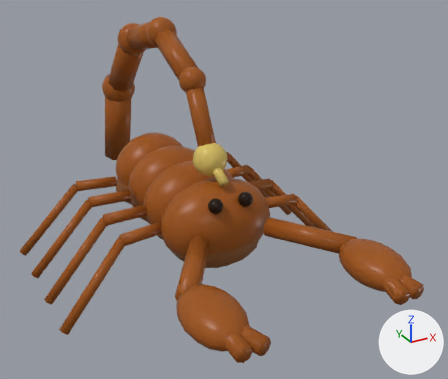
The Blender file art/monsters/скорпіон.blend, before and after one commit.
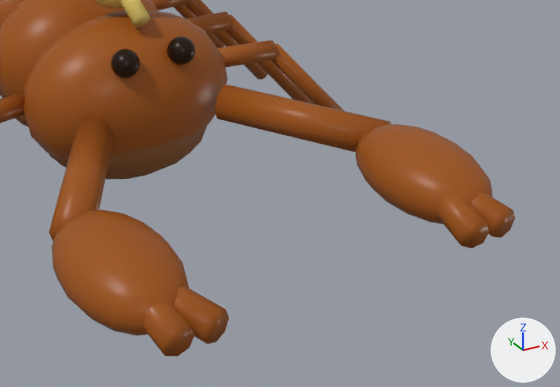
There are two pictures of each version: one whole from a 50 mm lens placed at (-0.344, -0.742, 0.467), pointed at (0.027, -0.068, 0.13), one close up on the part from 33% to 100% of the width and 45% to 100% of the height. The lights are fixed; the arrows at lower right show +X, +Y and +Z. The older version's two pictures come first.

Objects in the first close-up: 'Тіло'.
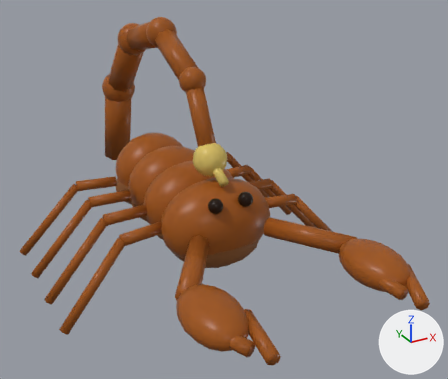
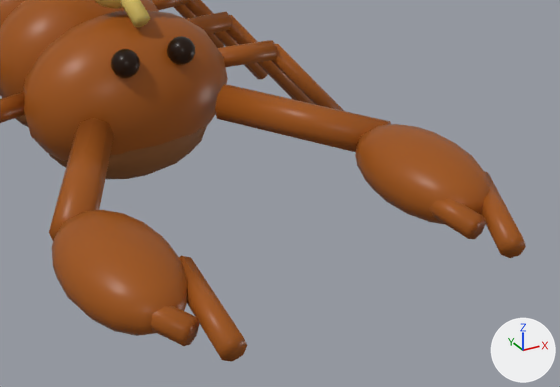
Changed parts and their boxes (x1, y1, x2, y2) in the close-ups (560 x 387 px; the box of a moved part takes in the faces that stretch with it):
'Тіло', reshaped: before (0, 0, 515, 356); after (0, 0, 526, 361)
part 1 of me_sphere, moved or reshaped: before (144, 301, 195, 356); after (151, 306, 199, 346)
part 2 of me_sphere, moved or reshaped: before (437, 193, 515, 248); after (429, 171, 526, 258)
part 3 of me_sphere, moved or reshaped: before (174, 286, 229, 344); after (179, 256, 247, 361)

The change, as a list of edits to the scene's bpy script:
```text
Change me_sphere:
    used by ob_тіло; location = (0.0, -0.096, 0.1024)
    remove me_sphere.from_pydata(...)  # 3076 vertices, 3160 faces; spans x -0.219..0.219, y -0.256..0.405, z -0.1..0.24
    add me_sphere.from_pydata(...)  # 3076 vertices, 3160 faces; spans x -0.219..0.219, y -0.276..0.405, z -0.1..0.24
    me_sphere part 1: the loose piece of 16 vertices spanning x -0.117..-0.095, y -0.253..-0.187, z -0.01..0.01 is turned 25.1 degrees about the z axis through its middle and scaled by 0.697, then moved by (-0.001, -0.009, 0.0)
    me_sphere part 2: 32 of 3076 vertices moved; they spanned x 0.076..0.117, y -0.256..-0.184, z -0.01..0.01 and now span x 0.08..0.135, y -0.276..-0.203, z -0.008..0.008; mean shift (0.0, -0.014, 0.0); largest move (0.114, -0.187, 0.0) -> (0.135, -0.214, 0.0)
    me_sphere part 3
    me_sphere.vertices[2072].co: (-0.105, -0.187, 0.01) -> (-0.075, -0.202, 0.008)  # not seen -> pixel (181, 255)
    me_sphere.vertices[2073].co: (-0.085, -0.253, 0.01) -> (-0.087, -0.271, 0.008)  # pixel (217, 310) -> pixel (233, 335)
    me_sphere.vertices[2074].co: (-0.098, -0.185, 0.007) -> (-0.069, -0.203, 0.005)  # not seen -> pixel (190, 257)
    me_sphere.vertices[2075].co: (-0.078, -0.251, 0.007) -> (-0.082, -0.272, 0.005)  # pixel (225, 309) -> pixel (243, 337)
    me_sphere.vertices[2076].co: (-0.096, -0.184, 0.0) -> (-0.067, -0.203, 0.0)
    me_sphere.vertices[2077].co: (-0.076, -0.25, 0.0) -> (-0.079, -0.272, 0.0)  # pixel (229, 317) -> pixel (247, 345)
    me_sphere.vertices[2078].co: (-0.098, -0.185, -0.007) -> (-0.069, -0.203, -0.005)
    me_sphere.vertices[2079].co: (-0.078, -0.251, -0.007) -> (-0.082, -0.272, -0.005)  # pixel (225, 331) -> pixel (242, 355)
    me_sphere.vertices[2080].co: (-0.105, -0.187, -0.01) -> (-0.075, -0.202, -0.008)
    me_sphere.vertices[2081].co: (-0.085, -0.253, -0.01) -> (-0.087, -0.271, -0.008)  # pixel (216, 342) -> pixel (232, 361)
    me_sphere.vertices[2082].co: (-0.111, -0.189, -0.007) -> (-0.08, -0.201, -0.005)
    me_sphere.vertices[2083].co: (-0.091, -0.255, -0.007) -> (-0.092, -0.27, -0.005)  # pixel (207, 344) -> pixel (222, 360)
    me_sphere.vertices[2084].co: (-0.114, -0.19, 0.0) -> (-0.082, -0.2, 0.0)
    me_sphere.vertices[2085].co: (-0.094, -0.256, 0.0) -> (-0.095, -0.27, 0.0)  # pixel (203, 335) -> pixel (218, 352)
    me_sphere.vertices[2086].co: (-0.111, -0.189, 0.007) -> (-0.08, -0.201, 0.005)
    me_sphere.vertices[2087].co: (-0.091, -0.255, 0.007) -> (-0.092, -0.27, 0.005)  # pixel (207, 321) -> pixel (222, 342)
```
